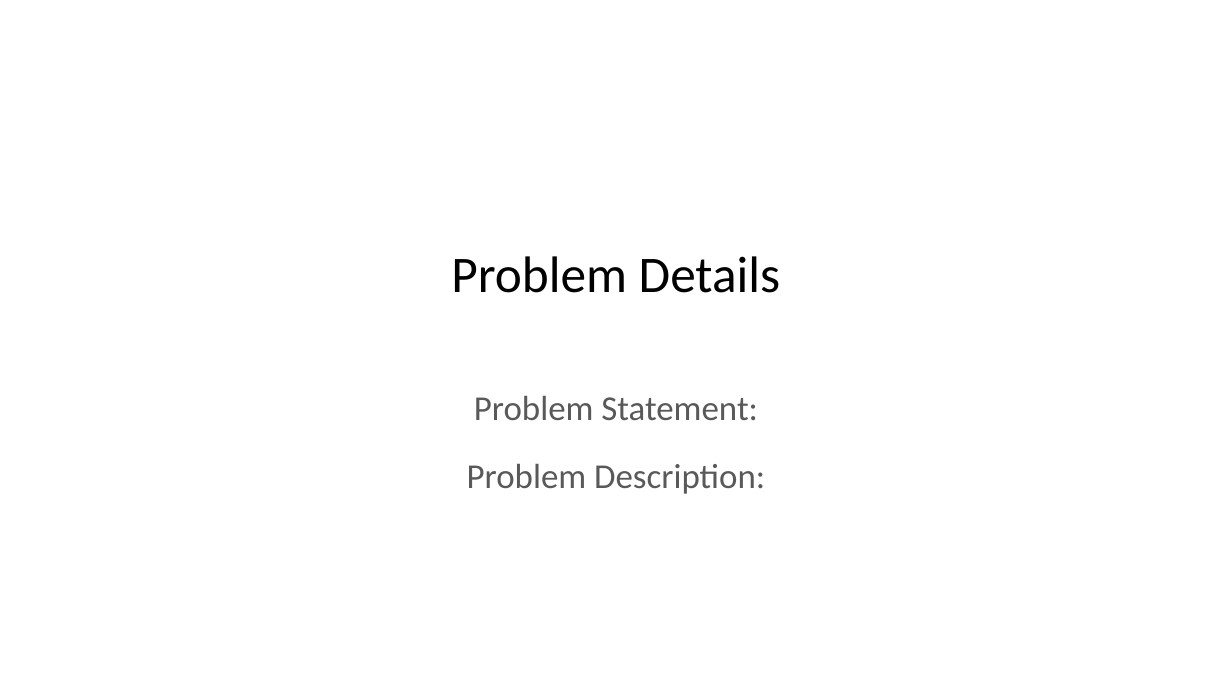
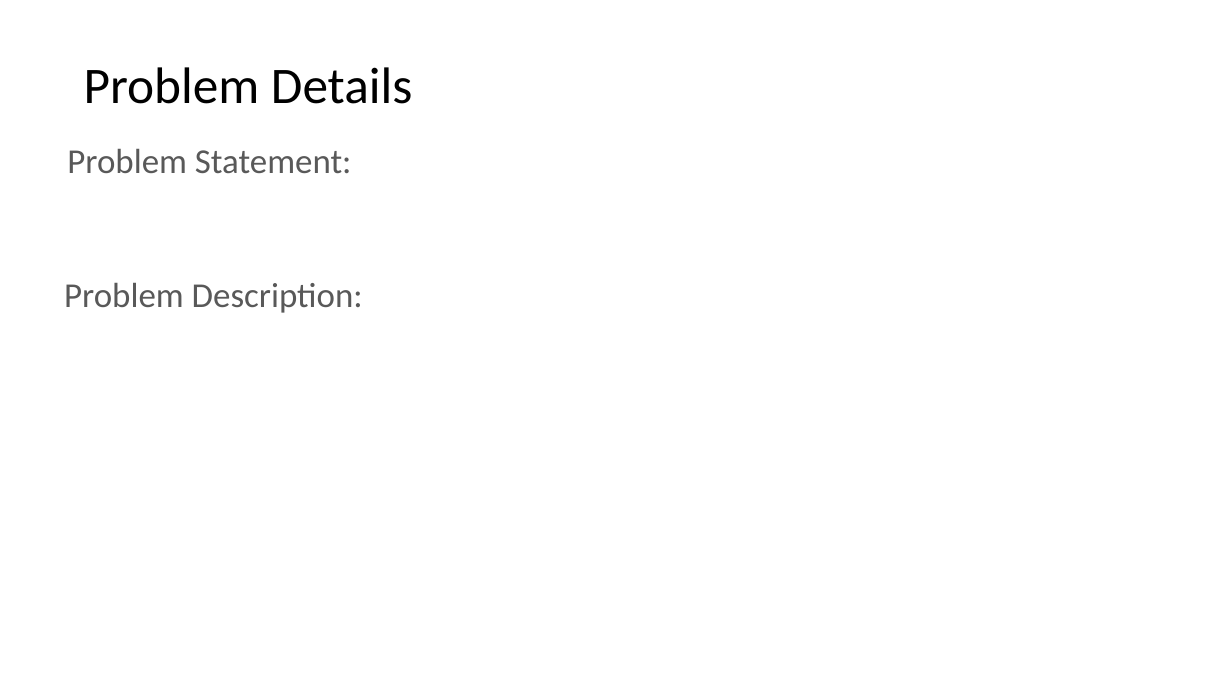
Before and after one commit to harshalplus1/hackmol4.0, a slide deck: slide 2 of HackMoL PPT Format.pptx. Drawn at 1232x693 pixels with LibreOffice and Linux fonts; fonts in the diff are those of the drawing; background and template pictures are left out. Boxes give left, top, right and bottom in pixels: in the first picture for what was removed or moved away, otherwise in the second. Text is boxed around its words. In the diff, an @@ line names an element or a change of style, - is before the commit and + after.

```diff
--- a/HackMoL PPT Format.pptx
+++ b/HackMoL PPT Format.pptx
@@ title "Problem Details": place and size @@
-title "Problem Details" at bbox=[451, 256, 780, 293]
+title "Problem Details" at bbox=[84, 67, 412, 104]
@@ subtitle "Problem Statement:" rewrapped from bbox=[467, 396, 765, 494] to bbox=[64, 149, 363, 313] @@
```
Also in this commit, not shown: 2 other slides changed, 4 slides added.
